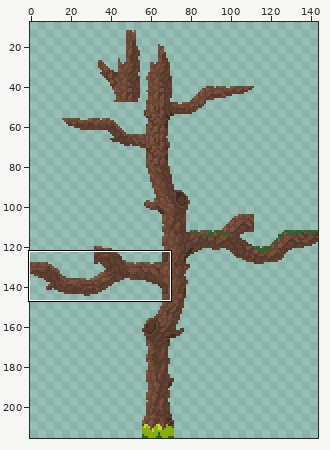
One commit to this sprite sheet: res/image/tree.png. Above, an overview of the earlier version with the close-up marked.
Close-up. Before the edit:
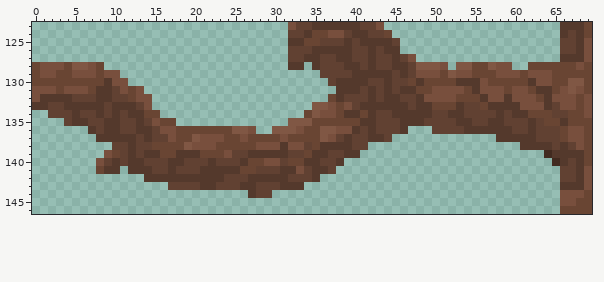
The file is 144x216 pixels. Shown: x 0..69, y 123..146. The wide view leaves out empty margins. The commit also changed other parts of the picture, which this record leaves out.
The result:
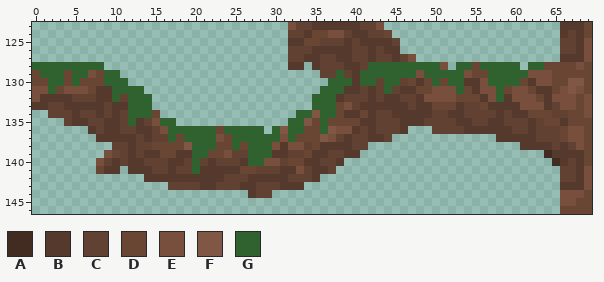
Palette (. is transparent): A #422b20  B #54392c  C #614132  D #694533  E #784f3d  F #805744  G #306230
Edits made:
y 128: x 0..8 DEEEDFFED -> GGGGGGGGG; x 42..50 BCCBBCFFF -> GGGGGGGGG; x 53..54 FF -> GG; x 56..60 DFEE. -> GGGGG; x 62..63 DD -> GG
y 129: x 1..3 EED -> GGG; x 5..6 EE -> GG; x 9..10 EE -> GG; x 38 C -> G; x 41..47 BBBBCBC -> GGGGGGG; x 49..53 EEDFE -> GGGGG; x 57..61 DEEED -> GGGGG
y 130: x 2..3 DD -> GG; x 5 D -> G; x 9..11 BEE -> GGG; x 37..39 CBB -> GGG; x 41..42 BC -> GG; x 44..45 BC -> GG; x 50 D -> G; x 52..53 DB -> GG; x 57..60 DDDD -> GGGG
y 131: x 2 E -> G; x 10..13 CEDE -> GGGG; x 36..38 ..B -> GGG; x 44 B -> G; x 53 E -> G; x 58 E -> G
y 132: x 10 C -> G; x 12..14 DEE -> GGG; x 35..37 ..D -> GGG; x 58 E -> G
y 133: x 12..14 BCE -> GGG; x 35..37 FFE -> GGG
y 134: x 12..14 BBD -> GGG; x 33..34 .D -> GG; x 36..37 EE -> GG
y 135: x 12 C -> G; x 16..17 DD -> GG; x 32..33 FF -> GG; x 36 D -> G
y 136: x 17..22 EDDDDD -> GGGGGG; x 24..28 DFFE. -> GGGGG; x 30 F -> G; x 32..33 FE -> GG; x 36 F -> G
y 137: x 17 E -> G; x 19..22 DFEE -> GGGG; x 25..30 DEDDDD -> GGGGGG; x 32 D -> G
y 138: x 20..22 EEE -> GGG; x 25 D -> G; x 27..29 DEE -> GGG
y 139: x 20..21 BD -> GG; x 27..29 BBB -> GGG
y 140: x 20 C -> G; x 27..28 DD -> GG
y 141: x 20 C -> G
Changed places in both close-ups, as pixel boxes (x1, y1, x2, y2):
changed: (32, 62, 544, 174)
